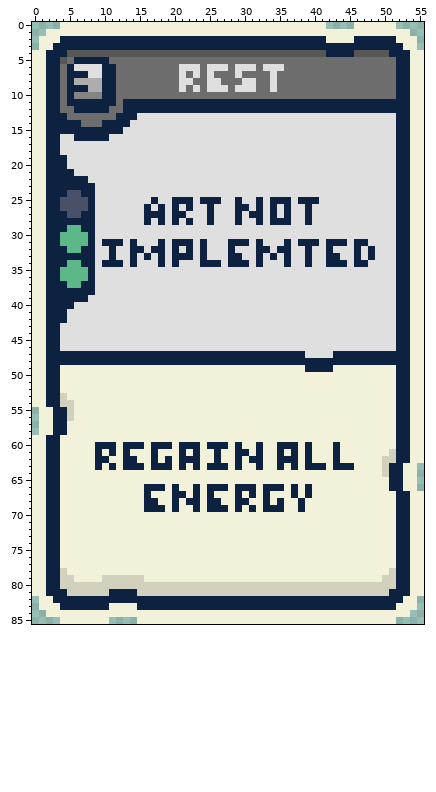
One commit to this sprite sheet: Art/Cards/025 Rest.png. The first picture shows the starting point.
The file is 56x86 pixels.
After the commit:
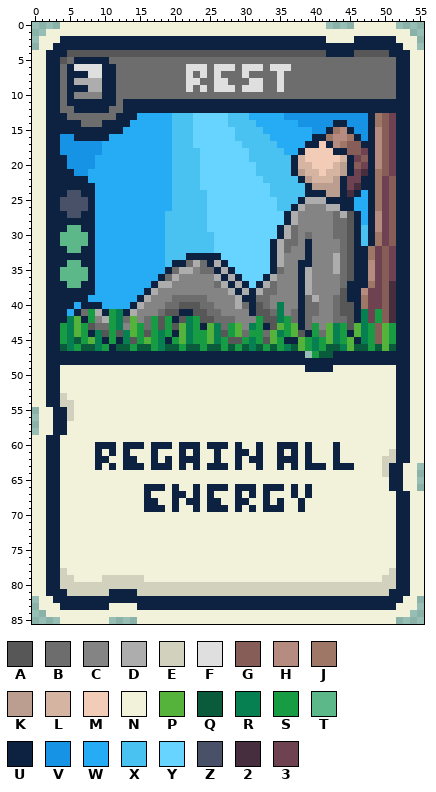
Palette (. is transparent): A #575757  B #6d6d6d  C #848484  D #adadad  E #d1d1bd  F #dfdfdf  G #875d58  H #b58c7f  J #9e7767  K #bb9e8f  L #d6b4a2  M #f2ccb7  N #f2f2da  P #55b33b  Q #0a5b3c  R #068051  S #179c43  T #5cb888  U #0d2140  V #1793e6  W #25acf5  X #49c2f2  Y #67d4ff  Z #495169  2 #472e3e  3 #6e4250
Change:
Changed rows in their new state; - is an unchanged pixel.
first column x 21:
 6 B--FB--FB--FB--F
 7 BFBFBF--BF---BF-
 8 B-F-B-F--B-F-BF-
 9 BFBFB--FB--F-BF-
first column x 4:
13 -----------WWWWWXXXYYYYYXXXWWWWWVVVVVVVVVVVVUJG3
14 ----------WWWWWWXXXYYYYYXXXXWWWWWWVVVVVUUVVVUJG3
15 ---------WWWWWWWXXXYYYYYYXXXXWWWWWWWVVUJHUVVUHG3
16 VV-----WWWWWWWWWXXXYYYYYYXXXXXWWWWWWUUJHHJUVUHG3
17 VVVVVVWWWWWWWWWWXXXYYYYYYYXXXXXWWWWUUMUHJGGUUHG3
18 VVVVVVWWWWWWWWWWXXXXYYYYYYYXXXXXWWUMMMMUUGG3UHG3
19 -VVVVWWWWWWWWWWWXXXXYYYYYYYXXXXXXULMMMMMLU3GUHG3
20 -VVVVWWWWWWWWWWWXXXXYYYYYYYYXXXXXULLMMMLKUG3UHG3
21 --VVWWWWWWWWWWWWXXXXYYYYYYYYXXXXXUKLLMLLKU32UJG3
22 ----WWWWWWWWWWWWXXXXYYYYYYYYYXXXXXUKLLLKU33UUJ3G
23 -----WWWWWWWWWWWXXXXYYYYYYYYYYXXXXXUKKKKU32UUJ3G
24 -----WWWWWWWWWWWXXXXXYYYYYYYYYXXXXXUUUKKU2UWUJ3G
25 -----WWWWWWWWWWWXXXXXYYYYYYYYYYXXX-DDDUUUUWWUJ3G
26 -----WWWWWWWWWWWXXXXXYYYYYYYYYYXXUDCCCDDUUWWUJ3G
27 -----WWWWWWWWWWXXXXXXYYYYYYYYYYY-DCCCCCBDAUWUH3G
28 -----WWWWWWWWWWXXXXXXYYYYYYYYYYY-DCCCCCBBAUWUH3G
29 -----WWWWWWWWWWXXXXXXYYYYYYYYYYUDBCCCCCBBAUXUH3G
30 -----WWWWWWWWWWXXXXXXXYYYYYYYYYUDBCBCCCBBAUXUJ3G
31 -----WWWWWWWWWWXXXXXXXYYYYYYYYUDBBC-CCCCBA-XUJ3G
32 -----WWWWWWWWWWXXXXXXXYYYYYYYYUDBCC-CCCCBA-UJ3G3
33 -----WWWWWWWWWWXXX-U-UUYYYYYYY-DCCC-CCCDBA-UJ3G3
34 -----WWWWWWWWWWX-UBDB-DUYYYYYYUDCCU-CCCDBA--H3G3
35 -----WWWWWWWWWWUBDDCBBUDUYYYYYUBCCUDCCCDBAUUH3G3
36 -----WWWWWWWWWUBDCCCCCDUDUYYYUDCCCUDCCCCBAUUH3G3
37 -----WWWWWWWWUDDCCCCCCBDUDUYUDBCCCUDCCCCBUUUJ3G2
38 -----WWWWWWWUDCCCCCCCCCCDUDUDBBCCCUDCCCCAUUH33G2
39 ----WWWWWWWUDCCCBBBBBCCCCDUUBBCCCCUBDCCBAUUJ33G2
40 --WUUUWWWWUDCCCBBAAABBCCCDBUABCRCCUBBCCBAAUJ33G2
41 -WUBSDUSRUDCCCBAAUUAABBCCCCUAABRCBUBBCCBAAUR3SG2
42 -RPUSCDSRBPCBSASUARSAABBBCCCSAARSBUBCCCBBAUR3SG2
43 SRPSABBSRCPSBSASAPRSUPRBSPCRSUAPSPUBSCPRSAPRSGPS
44 SRPSURASARPSASRSUPRSSPRASPBSSBPRSPAUSBPRSUPRSGPS
45 SRQSPRUSURASPSRUSPRSSPRSAASRSAPSUUPSRSPRSPURSGPS
46 QRSQQRSUQQSQQSRQQSQQSQQSQSQRQSQSRQPSRSQQRPQQSQPQ
47 -----------------------------------.SQQ---------
Boxes around the changes in both pictures, in picture pixels (x1, y1, x2, y2):
changed: (60, 64, 396, 358)
